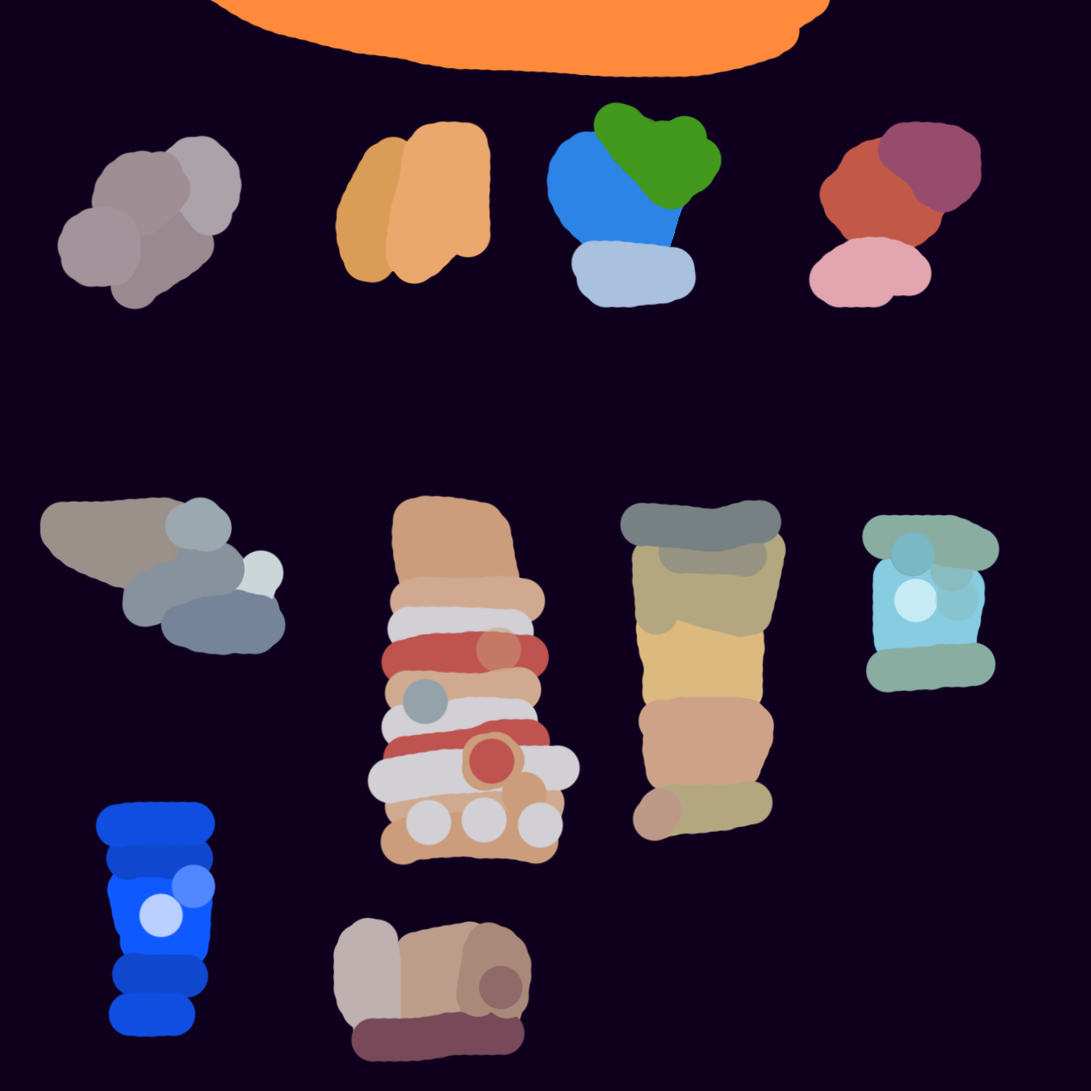
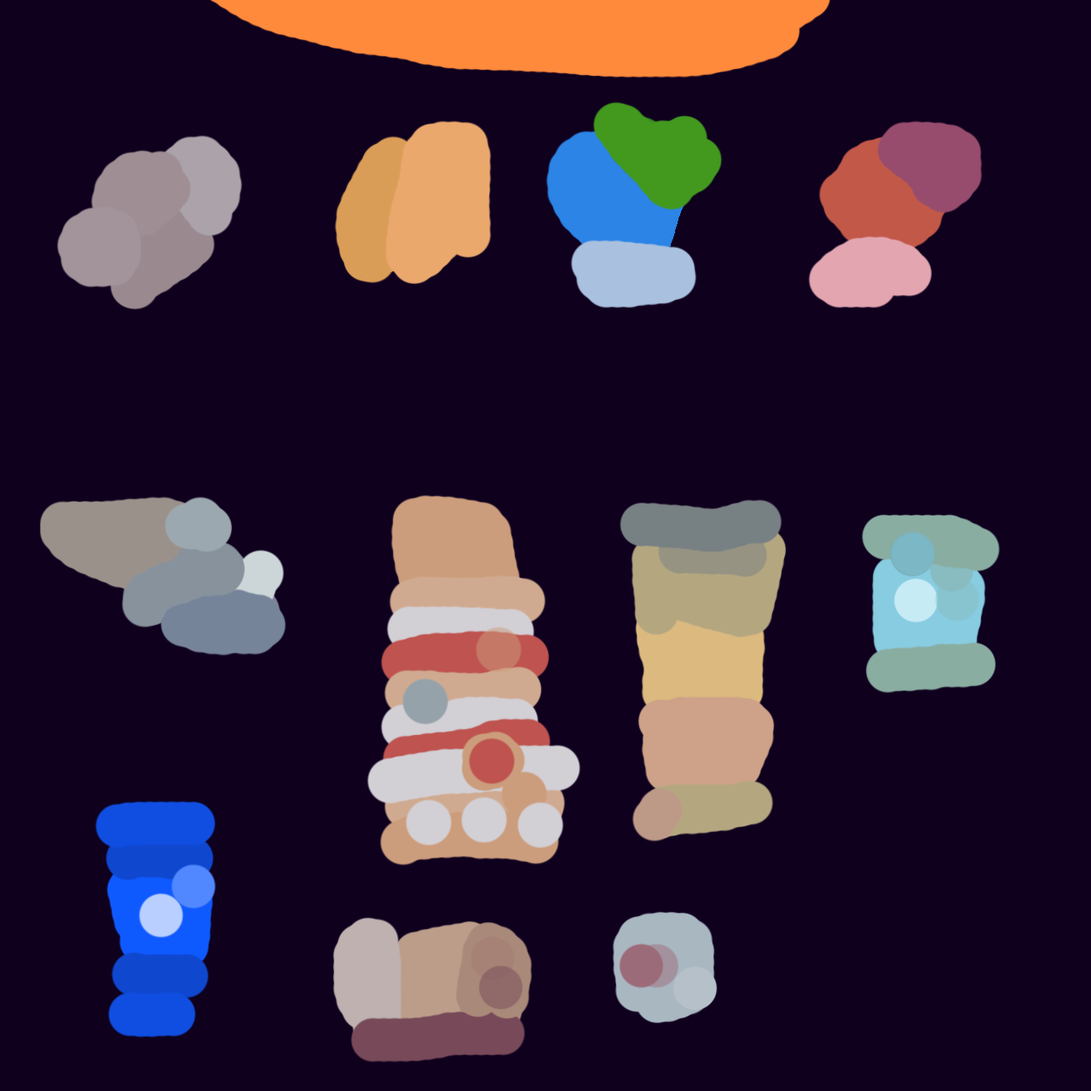
Comparing the layer stacks of the two w=1091, h=1091 images. Changes:
painted on "Background" over (x1=470, y1=911, x2=719, y2=1025)
